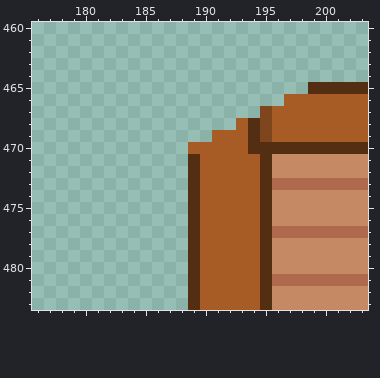
One commit to this pixel-art file: Assets/FriedEgg/Sprite/sprite_house.aseprite. Above: the version before the commit.
1006x512 pixels, 1 frame. Colours within 5 levels of each other are drawn and written as one. Shown: x 176..203, y 460..483.
The result:
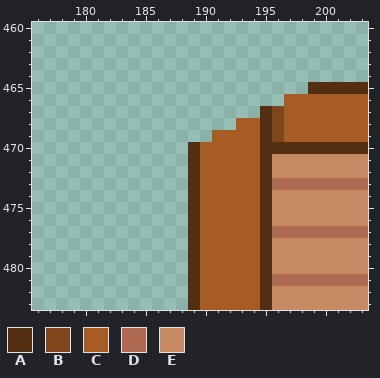
Palette (. is transparent): A #542e12  B #7f461d  C #a85c25  D #ae694e  E #c58a63
From old to new:
layer "Layer 9" added
Layer "Layer 9":
Colour B gives way to colour A in rows 467 to 469 at x 195.
Colour C gives way to colour A in row 470 at x 189.
Colour C gives way to colour B in rows 467 to 469 at x 196.
Colour A gives way to colour C in rows 468 to 470 at x 194.
